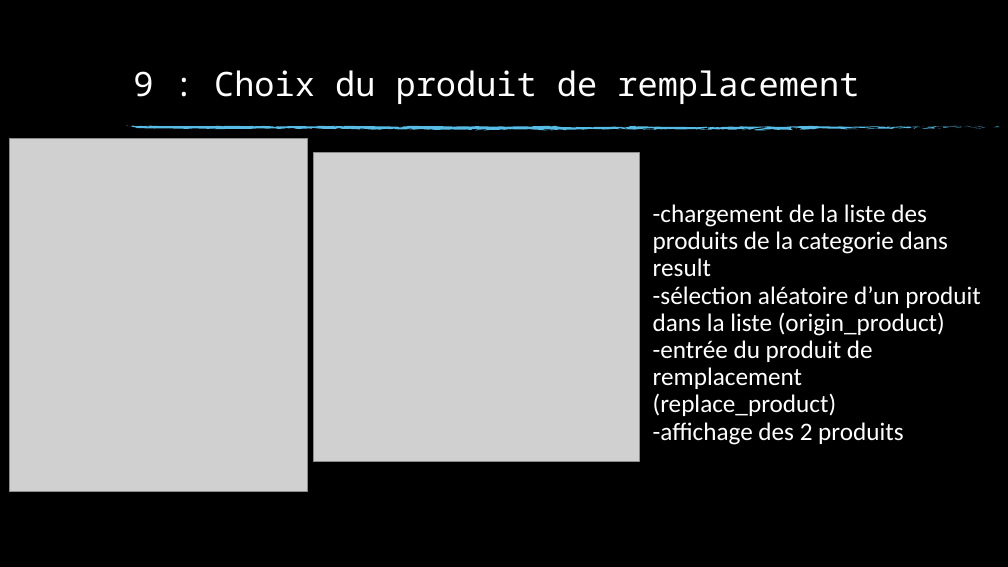
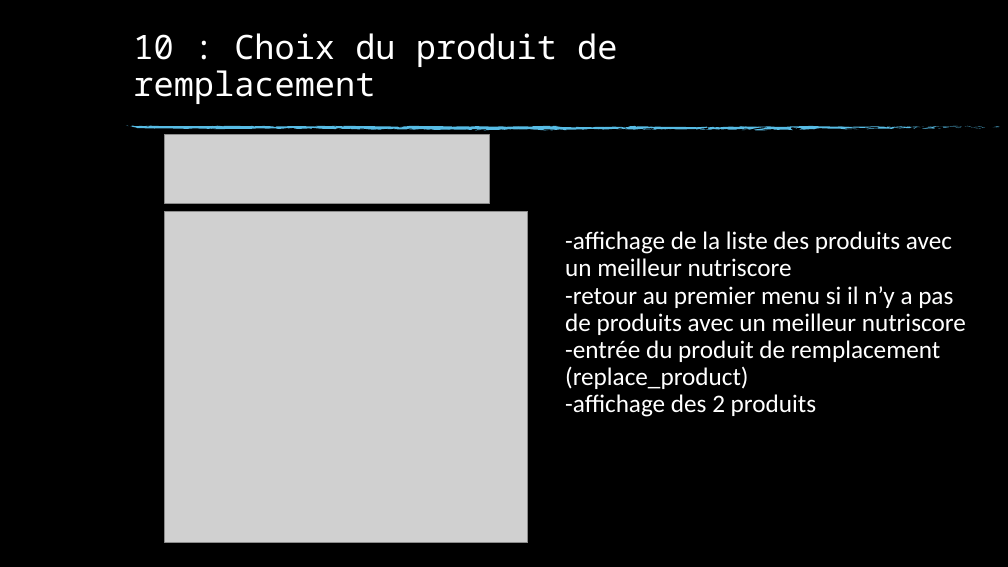
Before and after one commit to Talanoc/ratatouille, a slide deck: slide 12 of Ratatouille.pptx (slide 10 before the commit). Drawn at 1008x567 pixels with LibreOffice and Linux fonts; fonts in the diff are those of the drawing; grey boxes stand for pictures; background and template pictures are left out. Boxes give left, top, right and bottom in pixels: in the first picture for what was removed or moved away, otherwise in the second. Text is boxed around its words. In the diff, an @@ line names an element or a change of style, - is before the commit and + after.

```diff
--- a/Ratatouille.pptx
+++ b/Ratatouille.pptx
@@ title at [133, 33, 617, 104]: text changed @@
-9 : Choix du produit de remplacement
+10 : Choix du produit de remplacement
@@ picture removed at [10, 139, 308, 492] @@
@@ picture added at [165, 135, 490, 203] @@
@@ text "-affichage de la liste des ...": place and size @@
-text "-affichage de la liste des ..." at [653, 204, 981, 445]
+text "-affichage de la liste des ..." at [565, 231, 966, 417]
@@ picture removed at [313, 153, 639, 461] @@
@@ picture added at [165, 212, 528, 543] @@
@@ text at [565, 231, 966, 335]: text changed @@
--chargement de la liste des produits de la categorie dans result
--sélection aléatoire d’un produit dans la liste (origin_product)
+-affichage de la liste des produits avec un meilleur nutriscore
+-retour au premier menu si il n’y a pas de produits avec un meilleur nutriscore
```
Also in this commit, not shown: 5 other slides changed, 3 slides added, 10 other files.
